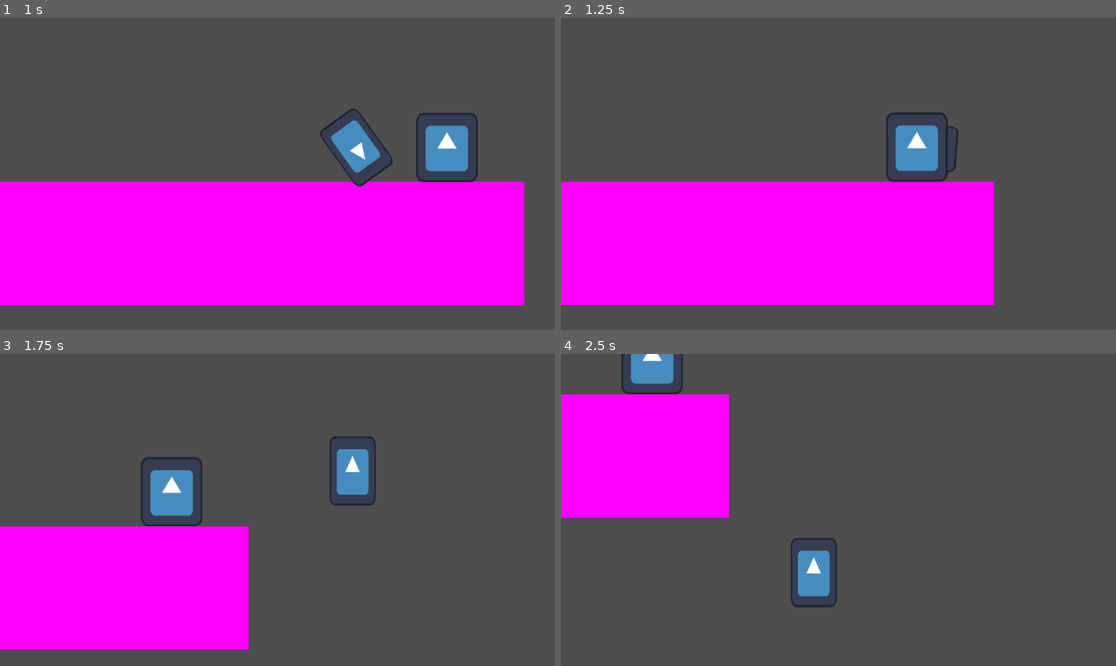
Above: before the commit, frames 1-4 (two rows, left to right).
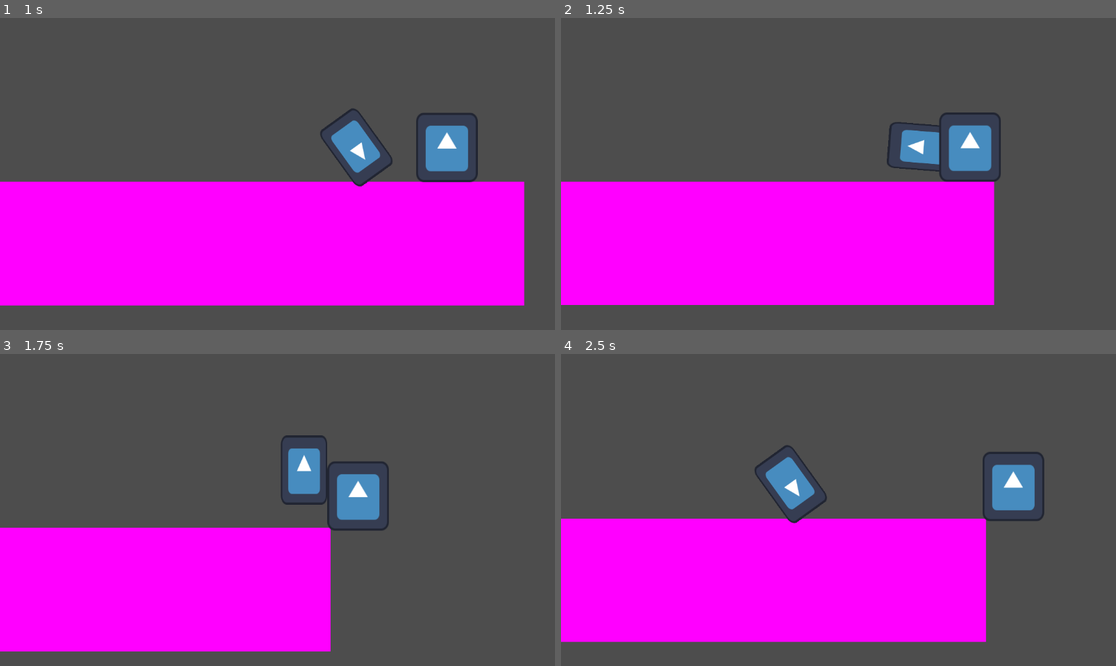
Above: after the commit, the same moments.

Repository: CodeScratcher/soulslike
Game: Godot game, scene res://Levels/test_scene.tscn
Same seed, same stepped clock (60 frames per second), same inputs: the game is played once before the commit and once after it. The engine's default icon, where the game draws it, is replaced by a stand-in: a white triangle on a blue panel in a dark square.
Inputs:
- Up to frame 1 (1 s): hold D (right) from 0.53 s (still down); hold Space (roll) from 0.53 s (still down); tap W (jump) at 0.77 s
- Up to frame 2 (1.25 s): keep holding D (right); keep holding Space (roll)
- Up to frame 3 (1.75 s): keep holding D (right); release Space (roll) at 1.28 s; tap Space (roll) at 1.35 s; tap W (jump) at 1.52 s
- Up to frame 4 (2.5 s): release D (right) at 2.03 s; hold A (left) from 2.03 s (still down); hold Space (roll) from 2.03 s (still down)

Frame 1 is identical in both runs. In frame 2, 2.4% of the frame differs, in the area x 58-80%, y 30-53%; in frame 3, 11%; in frame 4, 46%, in the area x 0-88%, y 0-93%.

Commit message:
idk what I did here

Diff:
--- a/Objects/Player.tscn
+++ b/Objects/Player.tscn
@@ -39,7 +39,7 @@
 tracks/2/interp = 1
 tracks/2/loop_wrap = true
 tracks/2/keys = {
-"times": PackedFloat32Array(0, 1),
+"times": PackedFloat32Array(0.2, 0.8),
 "transitions": PackedFloat32Array(1, 1),
 "update": 1,
 "values": [1, 5]
@@ -54,7 +54,6 @@
 size = Vector2(3, 3)
 
 [node name="Player" type="CharacterBody2D"]
-collision_layer = 8
 collision_mask = 5
 script = ExtResource("1_ck7nh")
 metadata/_edit_horizontal_guides_ = [-24.0]
Not shown: 1 places in Objects/Player.tscn that only renumber resources
